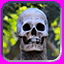
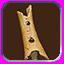
Layered file, before and after one edit (64 x 64). Changes by layer:
painted on "Flat Image" over (3, 3, 60, 60)
